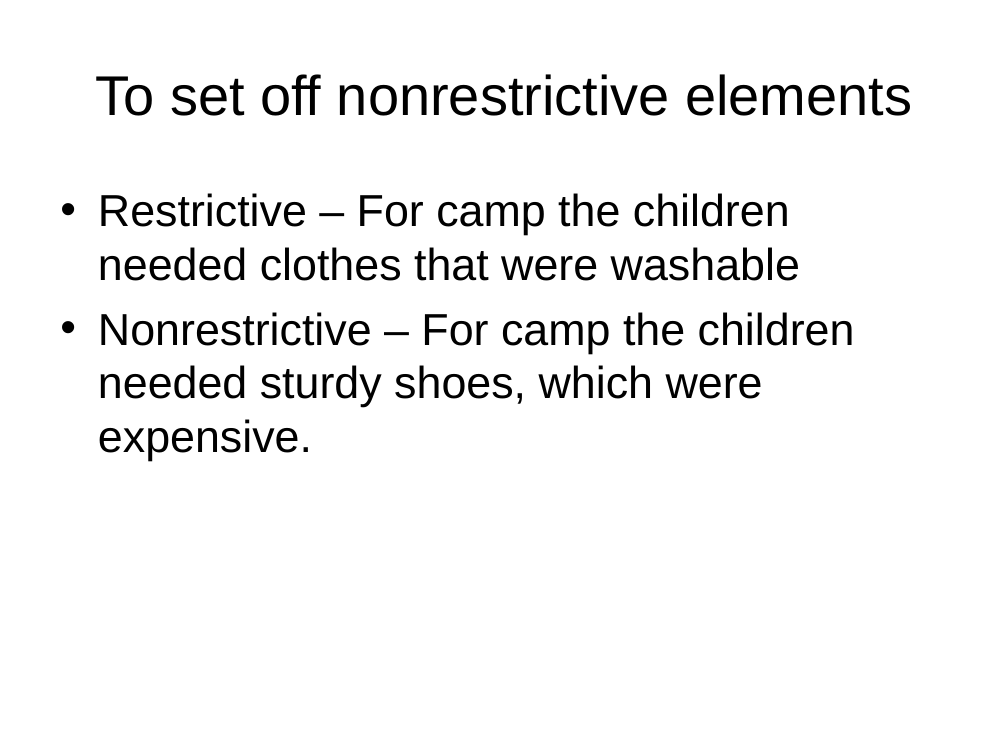
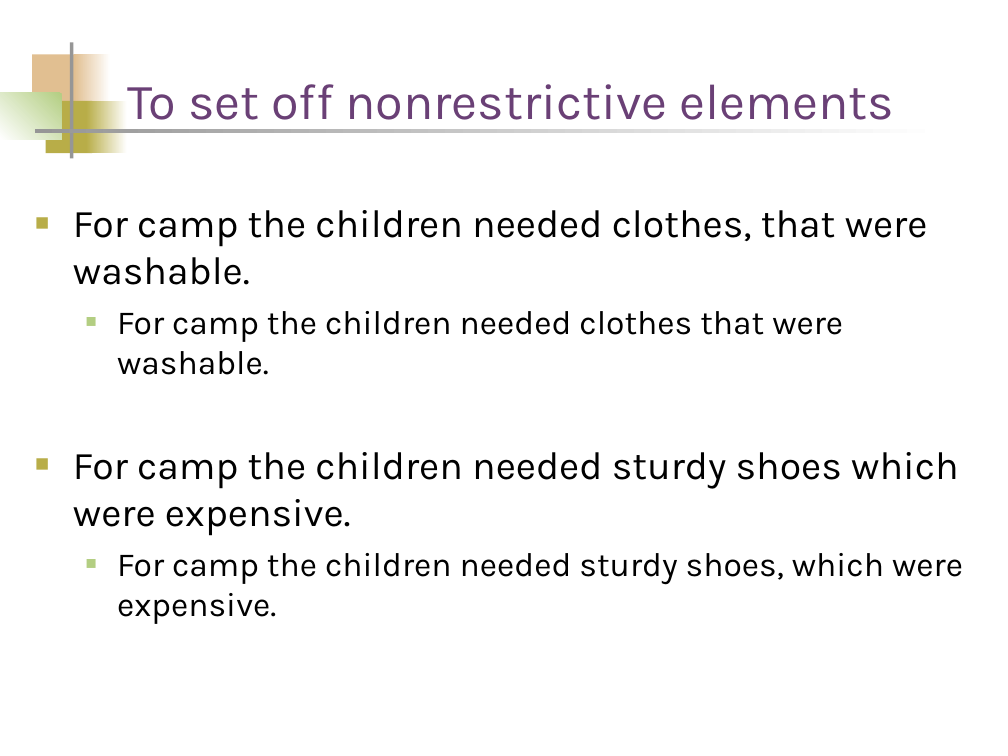
Before and after one commit to palmerc/lab, a slide deck: slide 7 of classes/engl4190/commas_and_end_punctuation.ppt (slide 8 before the commit). Drawn at 1008x756 pixels with LibreOffice and Linux fonts; fonts in the diff are those of the drawing. Boxes give left, top, right and bottom in pixels: in the first picture for what was removed or moved away, otherwise in the second. Text is boxed around its words. In the diff, an @@ line names an element or a change of style, - is before the commit and + after.

```diff
--- a/classes/engl4190/commas_and_end_punctuation.ppt
+++ b/classes/engl4190/commas_and_end_punctuation.ppt
@@ rectangle added at box(32, 54, 81, 107), fill #E1BF91 @@
@@ rectangle added at box(70, 42, 73, 158), fill #969696 @@
@@ rectangle added at box(75, 54, 111, 107), fill gradient #FFFFFF to #E1BF91 @@
@@ title "To set off nonrestrictive elements": place and size @@
-title "To set off nonrestrictive elements" at box(96, 74, 912, 116)
+title "To set off nonrestrictive elements" at box(128, 84, 894, 131)
@@ title "To set off nonrestrictive elements" at box(128, 84, 894, 131): size 40 to 36 pt, font Arial to Karla, text colour #000000 to #6A4076; alignment centre to left; vertical alignment middle to bottom @@
@@ rectangle added at box(0, 93, 61, 139), fill gradient #B3CE82 to #FFFFFF @@
@@ rectangle added at box(45, 101, 92, 153), fill #B8AD48 @@
@@ rectangle added at box(87, 101, 127, 153), fill gradient #FFFFFF to #B8AD48 @@
@@ rectangle added at box(35, 129, 942, 132), fill gradient #FFFFFF to #969696 @@
@@ text at box(73, 210, 963, 624): text changed; size 32 to 28 pt; font Arial to Karla @@
-• Restrictive – For camp the children needed clothes that were washable
-• Nonrestrictive – For camp the children needed sturdy shoes, which were expensive.
+■ For camp the children needed clothes, that were washable.
+  ■ For camp the children needed clothes that were washable.
+■ For camp the children needed sturdy shoes which were expensive.
+  ■ For camp the children needed sturdy shoes, which were expensive.
```
Also in this commit, not shown: 17 other slides changed, 2 slides added, 4 slides removed.
